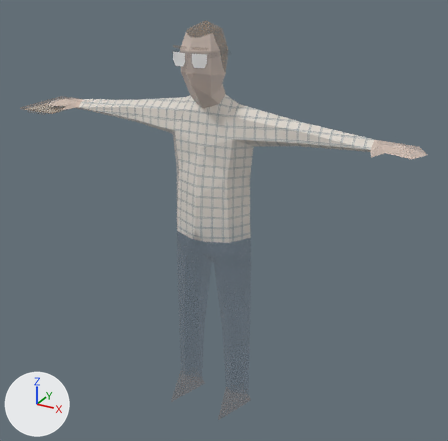
The FBX model Assets/Objects/NPC/Architect.fbx, before and after one commit.
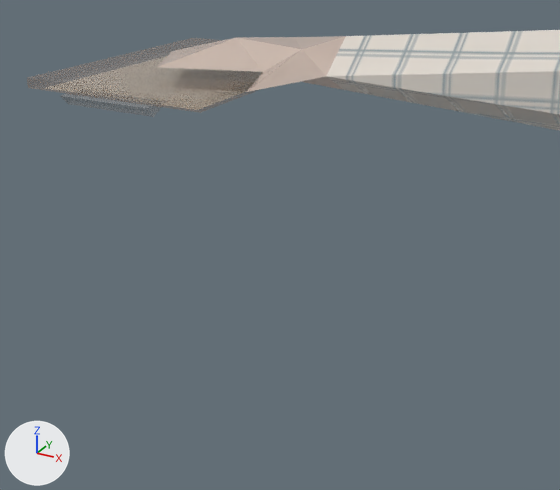
Each version is shown whole from a camera (50 mm lens) standing at (1.292, -2.241, 2.075) and looking at (0.044, 0.029, 0.94), then close up from a camera (50 mm lens) standing at (-0.397, -0.678, 1.532) and looking at (-0.756, -0.025, 1.206). Lighting does not change. The marker at lower left points along +X, +Y and +Z. Where no turn or scale is listed for an object, it has been applied to the vertices.

In view in the first close-up: 'ArchitectMesh', 'Clipboard'.
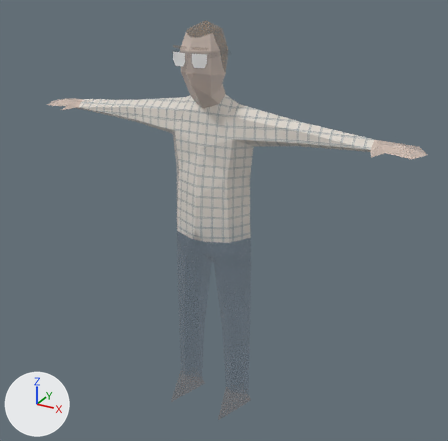
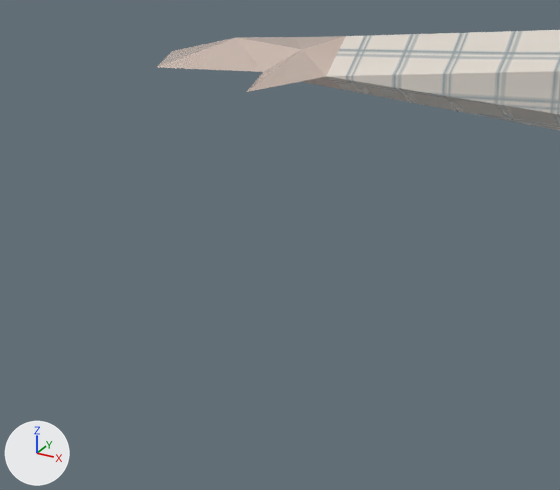
The change in detail:
Object 'Clipboard' (ob_clipboard) is deleted.

Location of each change, [x1, y1, x2, y2] in pixels of the close-ups (560 x 490 px):
'Clipboard', deleted: before [45, 56, 263, 110]
